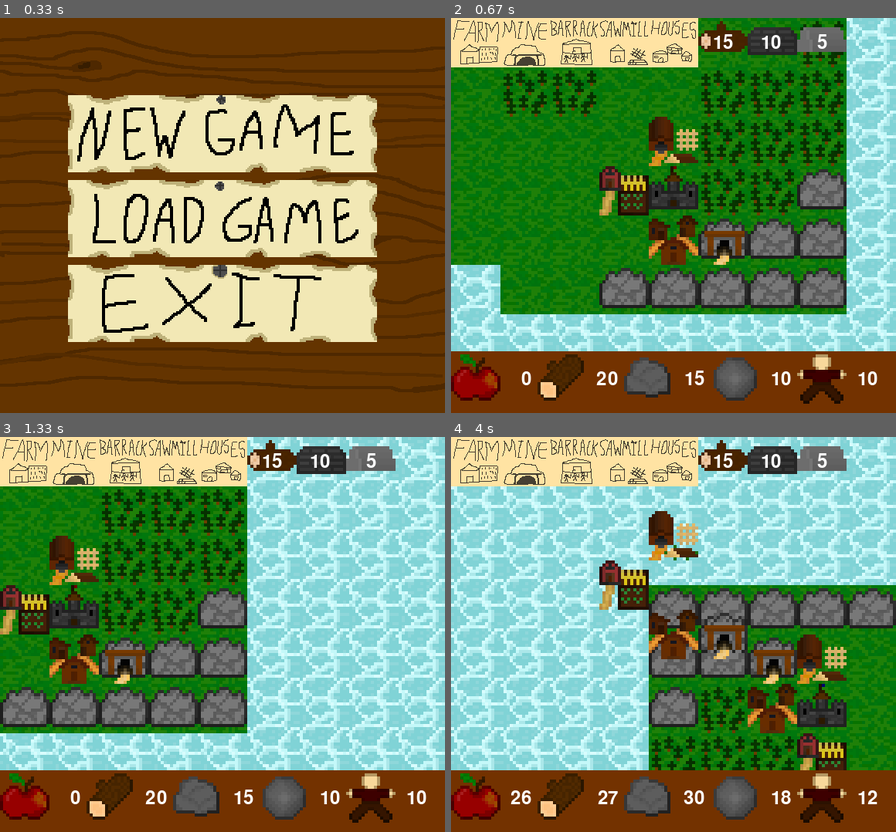
Above: before the commit, frames 1-4 (two rows, left to right).
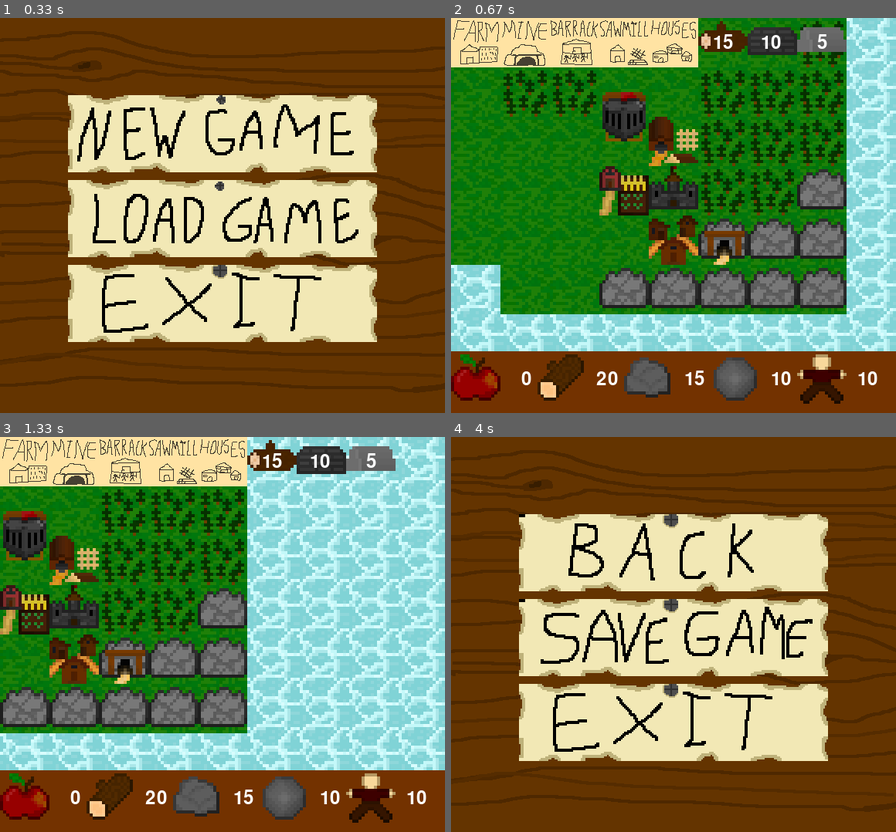
Above: after the commit, the same moments.

Repository: RifKham/PYGAME_PROJECT
Game: pygame game, started from main.py
Two runs of this game, one before a commit and one after it. Both use one fixed random seed, a clock stepped at 60 frames per second and the inputs below.
Inputs (mouse positions are in pixels of both pictures, inside the frame that each line leads up to):
- Up to frame 1 (0.33 s): no input
- Up to frame 2 (0.67 s): click (673, 219) at 0.38 s
- Up to frame 3 (1.33 s): click (364, 622) at 0.72 s; hold Right from 1 s (still down)
- Up to frame 4 (4 s): release Right at 1.47 s; hold Up 1.5-1.8 s; hold Left 2.33-2.87 s; hold Down 2.9-3.2 s; hold Esc from 3.67 s (still down); hold Up from 3.67 s (still down)

Frame 1 is identical in both runs. In frame 2, 1.1% of the frame differs, in the area x 34-44%, y 18-32%; in frame 3, 1.1%; in frame 4, 90%, in the area x 0-100%, y 0-98%.

Commit message:
комит

Diff:
--- a/data/map.txt
+++ b/data/map.txt
@@ -3,9 +3,9 @@
 ####################
 ###**************###
 ###*^^^^^^######*###
-###*^^13....####*###
-###*^!40.....###*###
-###*!!!2....^^##*###
+###*^^14....####*###
+###*^!20.....###*###
+###*!!!3....^^##*###
 ###*!!..!!..^^^#*###
 ###*!...!!!..^^^*###
 ###*.....!!....!*###
--- a/main.py
+++ b/main.py
@@ -55,23 +55,52 @@
 def save_game():
     con = sqlite3.connect("save")
     cur = con.cursor()
-    res = []
     cur.execute("DELETE FROM npcs")
     con.commit()
     cur.execute("DELETE FROM buildings")
     con.commit()
+    cur.execute("DELETE FROM player")
+    con.commit()
+    cur.execute("DELETE FROM barrack")
+    con.commit()
+    n = 0
     for i in range(len(npcs)):
+        cords = npcs[i].get_cords()[0] + player.x * 64, npcs[i].get_cords()[1] + player.y * 64
         cur.execute("""
             INSERT OR REPLACE INTO npcs (id, type, pos)
             VALUES (?, ?, ?)
-       """, (i + 1, str(type(npcs[i])), str(npcs[i].get_cords())))
+       """, (i + 1, str(type(npcs[i])), str(cords)))
     for i in range(len(buildings)):
+        if not buildings[i].o:
+            cords = buildings[i].get_cords()[0] + player.x * 64, buildings[i].get_cords()[1] + player.y * 64
+        else:
+            cords = buildings[i].get_cords()[0] + player.x * 64, buildings[i].get_cords()[1] + (player.y - 0.5) * 64
         cur.execute("""
-            INSERT OR REPLACE INTO buildings (id, type, pos)
-            VALUES (?, ?, ?)
-        """, (i + 1, str(type(buildings[i])), str(buildings[i].get_cords())))
-        if type(buildings[i]) not in (Houses, Castle):
-            res.append(buildings[i].get_res())
+            INSERT OR REPLACE INTO buildings (id, type, pos, whose)
+            VALUES (?, ?, ?, ?)
+        """, (i + 1, str(type(buildings[i])), str(cords), buildings[i].wp))
+        if type(buildings[i]) == Farm:
+            if buildings[i].wp:
+                cur.execute("""REPLACE INTO player (food)
+                                VALUES (?)""", (buildings[i].get_res(),))
+        if type(buildings[i]) == Mine:
+            if buildings[i].wp:
+                cur.execute("""REPLACE INTO player (stone)
+                                VALUES (?)""", (buildings[i].get_res()[0],))
+                cur.execute("""REPLACE INTO player (metal)
+                                VALUES (?)""", (buildings[i].get_res()[1],))
+        if type(buildings[i]) == Barrack:
+            if buildings[i].wp:
+                cur.execute("""INSERT OR REPLACE INTO barrack (units)
+                                VALUES (?)""", (buildings[i].get_units(),))
+        if type(buildings[i]) == Sawmill:
+            if buildings[i].wp:
+                cur.execute("""REPLACE INTO player (wood)
+                                VALUES (?)""", (buildings[i].get_res(),))
+        if type(buildings[i]) == Houses:
+            if buildings[i].wp:
+                cur.execute("""REPLACE INTO player (people)
+                VALUES (?)""", (buildings[i].get_people(),))
     con.commit()
     con.close()
 
@@ -178,21 +207,24 @@
         self.building = ["f", "m", "s", "h"]
         self.time = 0
         self.wb = 5
+        self.b = 0
 
     def what_build(self):
         """
         Определяет, какой тип здания строить.
         Учитывает наличие войны и количество уже построенных зданий.
         """
-        if not self.start_war():
-            min_count = min(self.cb.values())
-            possible_builds = [k for k, v in self.cb.items() if
-                               v == min_count]
-            b = choice(possible_builds)
-        else:
-            return "b"
-        self.cb[b] += 1
-        return b
+        if self.time == 4:
+            if not self.start_war():
+                min_count = min(self.cb.values())
+                possible_builds = [k for k, v in self.cb.items() if
+                                   v == min_count]
+                b = choice(possible_builds)
+            else:
+                self.b += 1
+                return "b"
+            self.cb[b] += 1
+            return b
 
     def start_war(self):
         a = 0
@@ -232,21 +264,48 @@
                         posx = self.rect.x // 64 - tile_x
                         posy = self.rect.y // 64 - tile_y
                         if bu == "Farm":
-                            buildings.append(Farm(True, posx, posy, farm=False))
+                            buildings.append(Farm(True, posx, posy, wp=False))
                         elif bu == "Mine":
-                            buildings.append(Mine(True, posx, posy, mine=False))
+                            buildings.append(Mine(True, posx, posy, wp=False))
                         elif bu == "Sawmill":
-                            buildings.append(Sawmill(True, posx, posy, saw=False))
+                            buildings.append(Sawmill(True, posx, posy, wp=False))
                         elif bu == "Barrack":
-                            buildings.append(Barrack(True, posx, posy, train=False))
+                            buildings.append(Barrack(True, posx, posy, wp=False))
                         elif bu == "Houses":
-                            buildings.append(Houses(True, posx, posy, p=False))
+                            buildings.append(Houses(True, posx, posy, wp=False))
                         return
         self.time += 1
-    # def war(self):
-        # if self.cb["b"] > 3:
-            # e = Enemy()
-            # npcs.append(e)
+
+    def war(self):
+        if self.start_war():
+            if self.b > 3:
+                n = 0
+                for i in buildings:
+                    if type(i) == Barrack:
+                        n += 1
+                w = randrange(0, n)
+                n = 0
+                for i in range(len(buildings)):
+                    if type(buildings[i]) == Barrack:
+                        if n == w:
+                            print(n)
+                            e = Enemy(buildings[i].get_cords()[0] // 64, buildings[i].get_cords()[1] // 64)
+                            npcs.append(e)
+                            return
+                        n += 1
+
+    def start_attack(self):
+        n = 0
+        for i in npcs:
+            if type(i) == Enemy:
+                n += 1
+        return n
+
+    def attack(self):
+        if self.start_attack() >= 2:
+            for i in npcs:
+                if type(i) == Enemy:
+                    i.move(player.get_cords()[0] // 64, player.get_cords()[1] // 64)
 
 
 class Enemy(NPC):
@@ -257,14 +316,18 @@
     def __init__(self, pos_x, pos_y, heal_points=10):
         super().__init__(pos_x, pos_y, "enemy")
 
-    def move(self):
-        min_x = 100
-        min_y = 100
-        for i in npcs:
-            if type(i) == UnitP:
-                if abs(self.rect.x // 64 - i.rect.x // 64) + abs(self.rect.y // 64 - i.rect.y // 64) < min_x + min_y:
-                    min_x = self.rect.x // 64 - i.rect.x // 64
-                    min_y = self.rect.y // 64 - i.rect.y // 64
+    def move(self, x=None, y=None):
+        if x is not None:
+            min_x = 100
+            min_y = 100
+            for i in npcs:
+                if type(i) == UnitP:
+                    if abs(self.rect.x // 64 - i.rect.x // 64) + abs(self.rect.y // 64 - i.rect.y // 64) < min_x + min_y:
+                        min_x = self.rect.x // 64 - i.rect.x // 64
+                        min_y = self.rect.y // 64 - i.rect.y // 64
+        else:
+            min_x = x
+            min_y = y
         if abs(min_x) + abs(min_y) <= 3:
             if abs(min_x) > abs(min_y):
                 if min_x < 0:
@@ -423,12 +486,13 @@
 
 
 class Building(pygame.sprite.Sprite):
-    def __init__(self, built=False, pos_x=None, pos_y=None, build_type="farm", heal_points=5, farm=True):
+    def __init__(self, built=False, pos_x=None, pos_y=None, build_type="farm", heal_points=5, wp=True, o=False):
         if built:
             super().__init__(tiles_group, all_sprites, build_group)
             self.image = build_images[build_type]
             self.heal_points = heal_points
-            self.cf = farm
+            self.wp = wp
+            self.o = o
             self.rect = self.image.get_rect().move(
                 tile_width * pos_x, tile_height * pos_y)
             self.condition = 0.5
@@ -454,9 +518,11 @@
                     return
 
     def take_damage(self, d):
-        print("a")
         self.heal_points -= d
         self.check_life()
+
+    def whose(self):
+        return self.wp
 
 
 class Player(pygame.sprite.Sprite):
@@ -466,25 +532,35 @@
         self.rect = self.image.get_rect().move(
             tile_width * pos_x, tile_height * pos_y)
         self.key_press = 0
+        self.x = 8
+        self.y = 9.5
 
     def update(self, *args):
         if self.key_press != pygame.key.get_pressed():
             if pygame.key.get_pressed()[pygame.K_LEFT]:
                 self.rect.x -= STEP
+                self.x += 1
                 if pygame.sprite.spritecollideany(self, walls_group):
                     self.rect.x += STEP
+                    self.x -= 1
             if pygame.key.get_pressed()[pygame.K_RIGHT]:
                 self.rect.x += STEP
+                self.x -= 1
                 if pygame.sprite.spritecollideany(self, walls_group):
                     self.rect.x -= STEP
+                    self.x += 1
             if pygame.key.get_pressed()[pygame.K_UP]:
                 self.rect.y -= STEP
+                self.y += 1
                 if pygame.sprite.spritecollideany(self, walls_group):
                     self.rect.y += STEP
+                    self.y -= 1
             if pygame.key.get_pressed()[pygame.K_DOWN]:
                 self.rect.y += STEP
+                self.y -= 1
                 if pygame.sprite.spritecollideany(self, walls_group):
                     self.rect.y -= STEP
+                    self.y += 1
             self.key_press = pygame.key.get_pressed()
 
     def get_cords(self):
@@ -496,13 +572,12 @@
 
     @classmethod
     def farming(cls):
-        cls.food += int(randrange(10, 12))
-
-    def get_res(self):
-        return self.food
-
-    def can_farm(self):
-        return self.cf
+        cls.food += int(randrange(7, 10))
+
+    @classmethod
+    def get_res(cls):
+        return cls.food
+
 
     @classmethod
     def eat(cls):
@@ -513,9 +588,10 @@
     stone = 15
     metal = 10
 
-    def __init__(self, built=False, pos_x=None, pos_y=None, mine=True):
+    def __init__(self, built=False, pos_x=None, pos_y=None, wp=True, o=False):
         super().__init__(built, pos_x, pos_y, "mine")
-        self.cm = mine
+        self.wp = wp
+        self.o = o
 
     @classmethod
     def mining(cls, c=0.7):
@@ -527,11 +603,9 @@
         cls.stone -= n + 5
         cls.metal -= n
 
-    def get_res(self):
-        return self.stone, self.metal
-
-    def can_mine(self):
-        return self.cm
+    @classmethod
+    def get_res(cls):
+        return cls.stone, cls.metal
 
     @classmethod
     def use(cls):
@@ -542,34 +616,38 @@
 class Barrack(Building):
     units = 0
 
-    def __init__(self, built=False, pos_x=None, pos_y=None, train=True):
+    def __init__(self, built=False, pos_x=None, pos_y=None, wp=True, o=False):
         super().__init__(built, pos_x, pos_y, "barrack")
         self.x = pos_x
         self.y = pos_y
-        self.ct = train
+        self.wp = wp
+        self.o = o
 
     def training(self):
         if self.units < 20:
             self.units += randrange(0, 3) * (houses.people // 5)
 
-    def can_train(self):
-        return self.ct
-
     def eat(self):
         farm.food -= (self.units // 5 - 5)
 
     def set_unit(self):
-        if self.units >= 20:
+        if self.units >= 20 and mine.metal >= 10:
             npcs.append(UnitP(self.rect.x // 64, self.rect.y // 64, "unit"))
             self.units -= 20
+            mine.metal -= 10
+
+    @classmethod
+    def get_units(cls):
+        return cls.units
 
 
 class Sawmill(Building):
     wood = 20
 
-    def __init__(self, built=False, pos_x=None, pos_y=None, saw=True):
+    def __init__(self, built=False, pos_x=None, pos_y=None, wp=True, o=False):
         super().__init__(built, pos_x, pos_y, "sawmill")
-        self.cs = saw
+        self.wp = wp
+        self.o = o
 
     @classmethod
     def sawing(cls, c=0.7):
@@ -583,28 +661,27 @@
     def use(cls):
         cls.wood -= int(randrange(0, 2) * houses.people * 0.1)
 
-    def get_res(self):
-        return self.wood
-
-    def can_saw(self):
-        return self.cs
+    @classmethod
+    def get_res(cls):
+        return cls.wood
 
 
 class Castle(Building):
-    def __init__(self, built=False, pos_x=None, pos_y=None, player=True):
-        if player:
-            super().__init__(built, pos_x, pos_y, "castle")
+    def __init__(self, built=False, pos_x=None, pos_y=None, wp=True):
+        if wp:
+            super().__init__(built, pos_x, pos_y, "castle", wp=wp)
         else:
-            super().__init__(built, pos_x, pos_y, "castle_e")
+            super().__init__(built, pos_x, pos_y, "castle_e", wp=wp)
 
 
 class Houses(Building):
     people = 10
     max_people = 10
 
-    def __init__(self, built=False, pos_x=None, pos_y=None, p=True):
+    def __init__(self, built=False, pos_x=None, pos_y=None, wp=True, o=False):
         super().__init__(built, pos_x, pos_y, "houses")
-        self.p = p
+        self.wp = wp
+        self.o = o
 
     @classmethod
     def do_people(cls):
@@ -634,9 +711,6 @@
         mine.use()
         sawmill.use()
 
-    def can_do_people(self):
-        return self.p
-
     @classmethod
     def get_people(cls):
         return cls.people
@@ -671,24 +745,43 @@
     cur = con.cursor()
     b = cur.execute("SELECT * FROM buildings").fetchall()
     n = cur.execute("SELECT * FROM npcs").fetchall()
+    farm.food = max(cur.execute("SELECT food FROM player").fetchall())[0]
+    mine.stone = max(cur.execute("SELECT stone FROM player").fetchall())[0]
+    mine.metal = max(cur.execute("SELECT metal FROM player").fetchall())[0]
+    houses.people = max(cur.execute("SELECT people FROM player").fetchall())[0]
+    sawmill.wood = max(cur.execute("SELECT wood FROM player").fetchall())[0]
+    c = 0
+    for i in buildings:
+        if type(i) == Barrack:
+            i.units = 0
+            c += 1
     for i in b[:]:
-        pos = i[2][1:-1].split(",")
+        pos = i[2][1:-1].split(", ")
         if "Farm" in i[1]:
-            buildings.append(Farm(True, int(pos[0]) // 64, int(pos[1]) // 64))
+            if can_build((int(pos[0]), float(pos[1])), "Farm"):
+                buildings.append(Farm(True, int(pos[0]) // 64, float(pos[1]) // 64, wp=i[-1]))
         if "Mine" in i[1]:
-            buildings.append(Mine(True, int(pos[0]) // 64, int(pos[1]) // 64))
+            if can_build((int(pos[0]), float(pos[1])), "Mine"):
+                buildings.append(Mine(True, int(pos[0]) // 64, float(pos[1]) // 64, wp=i[-1]))
         if "Sawmill" in i[1]:
-            buildings.append(Sawmill(True, int(pos[0]) // 64, int(pos[1]) // 64))
+            if can_build((int(pos[0]), float(pos[1])), "Sawmill"):
+                buildings.append(Sawmill(True, int(pos[0]) // 64, float(pos[1]) // 64, wp=i[-1]))
         if "Houses" in i[1]:
-            buildings.append(Houses(True, int(pos[0]) // 64, int(pos[1]) // 64))
+            if can_build((int(pos[0]), float(pos[1])), "Houses"):
+                buildings.append(Houses(True, int(pos[0]) // 64, float(pos[1]) // 64, wp=i[-1]))
         if "Barrack" in i[1]:
-            buildings.append(Barrack(True, int(pos[0]) // 64, int(pos[1]) // 64))
+            if can_build((int(pos[0]), float(pos[1])), "Barrack"):
+                buildings.append(Barrack(True, int(pos[0]) // 64, float(pos[1]) // 64, wp=i[-1]))
+        if "Castle" in i[1]:
+            if can_build((int(pos[0]), float(pos[1])), "Castle"):
+                buildings.append(Castle(True, int(pos[0]) // 64, float(pos[1]) // 64, wp=i[-1]))
     for i in n[:]:
         pos = i[2][1:-1].split(",")
-        if "UnitP" in pos[1]:
-            npcs.append(UnitP(pos[0] // 64, pos[1] // 64, "unit", i[-1]))
-        elif "Enemy" in pos[1]:
-            npcs.append(Enemy(pos[0] // 64, pos[1] // 64, int(i[-1])))
+        if "UnitP" in i[1]:
+            npcs.append(UnitP(int(pos[0]) // 64, float(pos[1]) // 64, "unit", i[-1]))
+            print(npcs)
+        elif "Enemy" in i[1]:
+            npcs.append(Enemy(int(pos[0]) // 64, float(pos[1]) // 64, int(i[-1])))
 
 
 def handle_mouse_click(pos):
@@ -768,7 +861,7 @@
                 buildings.append(Mine(True, x, y - 0.5, False))
             elif level[y][x] == '2':
                 Tile('empty', x, y)
-                buildings.append(Farm(True, x, y - 0.5, farm=False))
+                buildings.append(Farm(True, x, y - 0.5, wp=False))
             elif level[y][x] == '3':
                 Tile('empty', x, y)
                 buildings.append(Sawmill(True, x, y - 0.5, False))
@@ -781,7 +874,7 @@
             elif level[y][x] == '0':
                 Tile('empty', x, y)
                 new_enemy = EnemyKing(x, y)
-                buildings.append(Castle(True, x, y - 0.5, player=False))
+                buildings.append(Castle(True, x, y - 0.5, wp=False))
     return new_player, x, y, new_enemy
 
 
@@ -822,20 +915,16 @@
 
 def ext():
     for i in buildings:
-        if type(i) == Farm:
-            if i.can_farm():
+        if i.wp:
+            if type(i) == Farm:
                 i.farming()
-        elif type(i) == Mine:
-            if i.can_mine():
+            elif type(i) == Mine:
                 i.mining()
-        elif type(i) == Sawmill:
-            if i.can_saw():
+            elif type(i) == Sawmill:
                 i.sawing()
-        elif type(i) == Barrack:
-            if i.can_train():
+            elif type(i) == Barrack:
                 i.training()
-        elif type(i) == Houses:
-            if i.can_do_people():
+            elif type(i) == Houses:
                 i.do_people()
 
 
@@ -867,8 +956,6 @@
                     if i.get_cords() == (j.rect.x, j.rect.y):
                         if j.tile_type == "rock":
                             i.set_con()
-                        elif j.tile_type == "sand":
-                            i.set_con(2)
                 if type(i) == Farm:
                     if i.get_cords() == (j.rect.x, j.rect.y):
                         if j.tile_type == "empty":
@@ -886,7 +973,7 @@
                 cursor_image = load_image(f"camera.png")
                 sawmill.build(15)
                 mine.build(5)
-                buildings.append(Farm(True, pos[0] // 64, pos[1] // 64))
+                buildings.append(Farm(True, pos[0] // 64, pos[1] // 64, o=True))
                 mixer.music.play()
         elif build_type == 2:
             if can_build(pos, "Mine", {"wood": 15, "stone": 10, "metal": 5}):
@@ -894,7 +981,7 @@
                 cursor_image = load_image(f"camera.png")
                 sawmill.build(15)
                 mine.build(5)
-                buildings.append(Mine(True, pos[0] // 64, pos[1] // 64))
+                buildings.append(Mine(True, pos[0] // 64, pos[1] // 64, o=True))
                 mixer.music.play()
         elif build_type == 4:
             if can_build(pos, "Sawmill", {"wood": 15, "stone": 10, "metal": 5}):
@@ -902,7 +989,7 @@
                 cursor_image = load_image(f"camera.png")
                 sawmill.build(15)
                 mine.build(5)
-                buildings.append(Sawmill(True, pos[0] // 64, pos[1] // 64))
+                buildings.append(Sawmill(True, pos[0] // 64, pos[1] // 64, o=True))
                 mixer.music.play()
         elif build_type == 3:
             if can_build(pos, "", {"wood": 15, "stone": 10, "metal": 5}):
@@ -910,7 +997,7 @@
                 cursor_image = load_image(f"camera.png")
                 sawmill.build(15)
                 mine.build(5)
-                buildings.append(Barrack(True, pos[0] // 64, pos[1] // 64))
+                buildings.append(Barrack(True, pos[0] // 64, pos[1] // 64, o=True))
                 mixer.music.play()
         elif build_type == 5:
             if can_build(pos, "", {"wood": 15, "stone": 10, "metal": 5}):
@@ -918,7 +1005,7 @@
                 cursor_image = load_image(f"camera.png")
                 sawmill.build(15)
                 mine.build(5)
-                buildings.append(Houses(True, pos[0] // 64, pos[1] // 64))
+                buildings.append(Houses(True, pos[0] // 64, pos[1] // 64, o=True))
                 mixer.music.play()
                 houses.do_max_people()
 
@@ -1145,6 +1232,9 @@
     for event in pygame.event.get():
         if event.type == pygame.QUIT:
             running = False
+        if event.type == pygame.KEYDOWN:
+            if event.key == pygame.K_ESCAPE:
+                save_window()
         if event.type == pygame.MOUSEBUTTONDOWN:
             if event.button == 1:
                 build(event.pos)
@@ -1232,6 +1322,7 @@
         camera.apply(sprite)
     if elapsed_time >= 3:
         enemy.build()
+        enemy.war()
         houses.consume()
         for i in npcs:
             if type(i) == UnitP:
@@ -1243,12 +1334,7 @@
                 i.eat()
         houses.die_people()
         start_time = time.time()
-        if len(buildings) > 0:
-            w = sawmill.get_res()
-            f = farm.get_res()
-            s = mine.get_res()[0]
-            m = mine.get_res()[1]
-            ext()
+        ext()
     if pygame.mouse.get_focused() and cursor_image != 0:
         cursor_pos = pygame.mouse.get_pos()
         screen.blit(cursor_image, (cursor_pos[0], cursor_pos[1]))
Binary file changed: save
Not shown, removed: save.db
